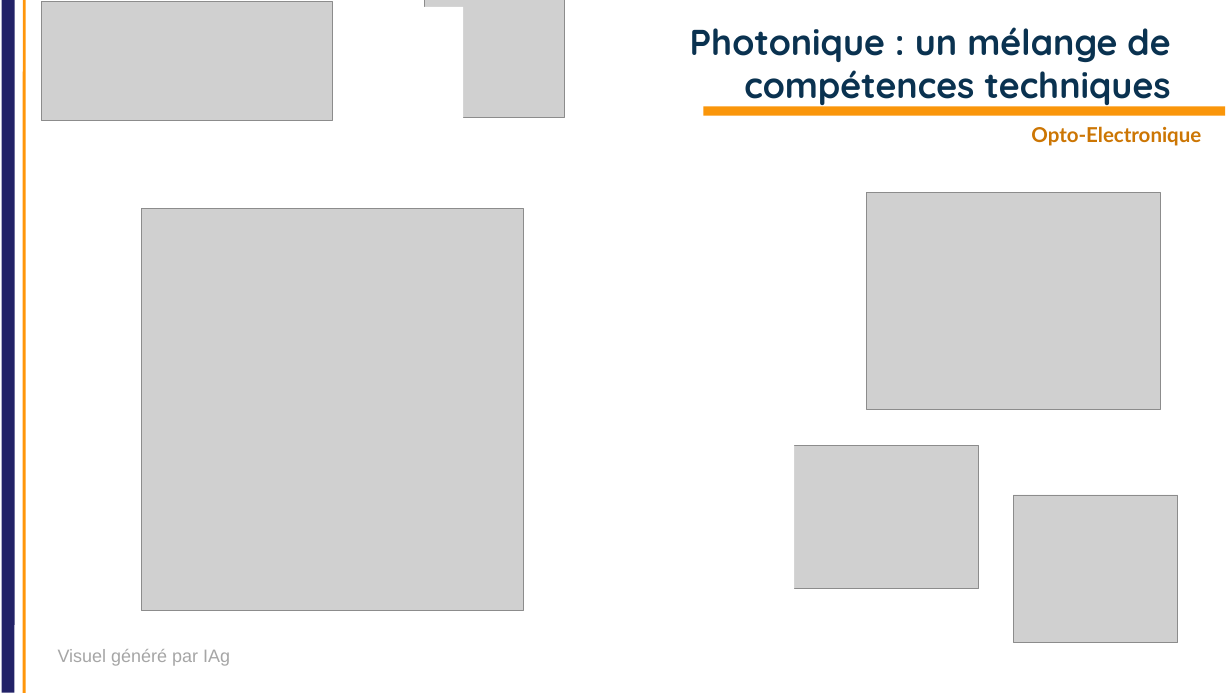
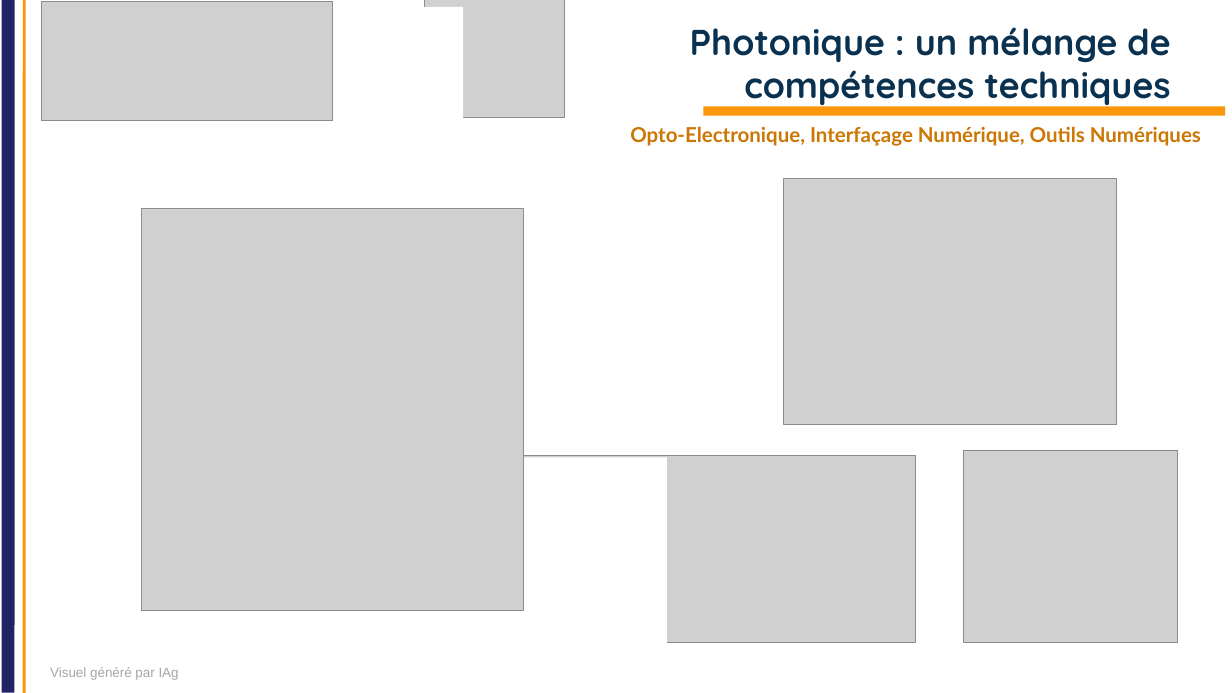
Before and after one commit to IOGS-Digital-Methods/semester-5, a slide deck: slide 12 of OptoElectronique/Cours/S5_Intro_2026_V2.pptx (slide 11 before the commit). Drawn at 1232x693 pixels with LibreOffice and Linux fonts; fonts in the diff are those of the drawing; grey boxes stand for pictures; background and template pictures are left out. Boxes give left, top, right and bottom in pixels: in the first picture for what was removed or moved away, otherwise in the second. Text is boxed around its words. In the diff, an @@ line names an element or a change of style, - is before the commit and + after.

Commit message:
Opto Udate / Intro

```diff
--- a/OptoElectronique/Cours/S5_Intro_2026_V2.pptx
+++ b/OptoElectronique/Cours/S5_Intro_2026_V2.pptx
@@ text at (630,126,1201,146): text changed @@
-Opto-Electronique
+Opto-Electronique, Interfaçage Numérique, Outils Numériques
@@ picture: place and size @@
-picture at (867,193,1161,410)
+picture at (784,178,1117,424)
@@ rectangle: place and size @@
-rectangle at (613,445,795,598)
+rectangle at (434,457,667,650)
@@ picture: place and size @@
-picture at (632,445,980,589)
+picture at (463,455,916,642)
@@ picture: place and size @@
-picture at (1014,495,1178,643)
+picture at (963,450,1177,642)
@@ text "Visuel généré par IAg": place and size @@
-text "Visuel généré par IAg" at (58,649,230,666)
+text "Visuel généré par IAg" at (50,667,179,680)
@@ text "Visuel généré par IAg" at (50,667,179,680): size 14 to 10.5 pt @@
```
Also in this commit, not shown: 1 other slide changed, 5 slides added, 1 other file.
